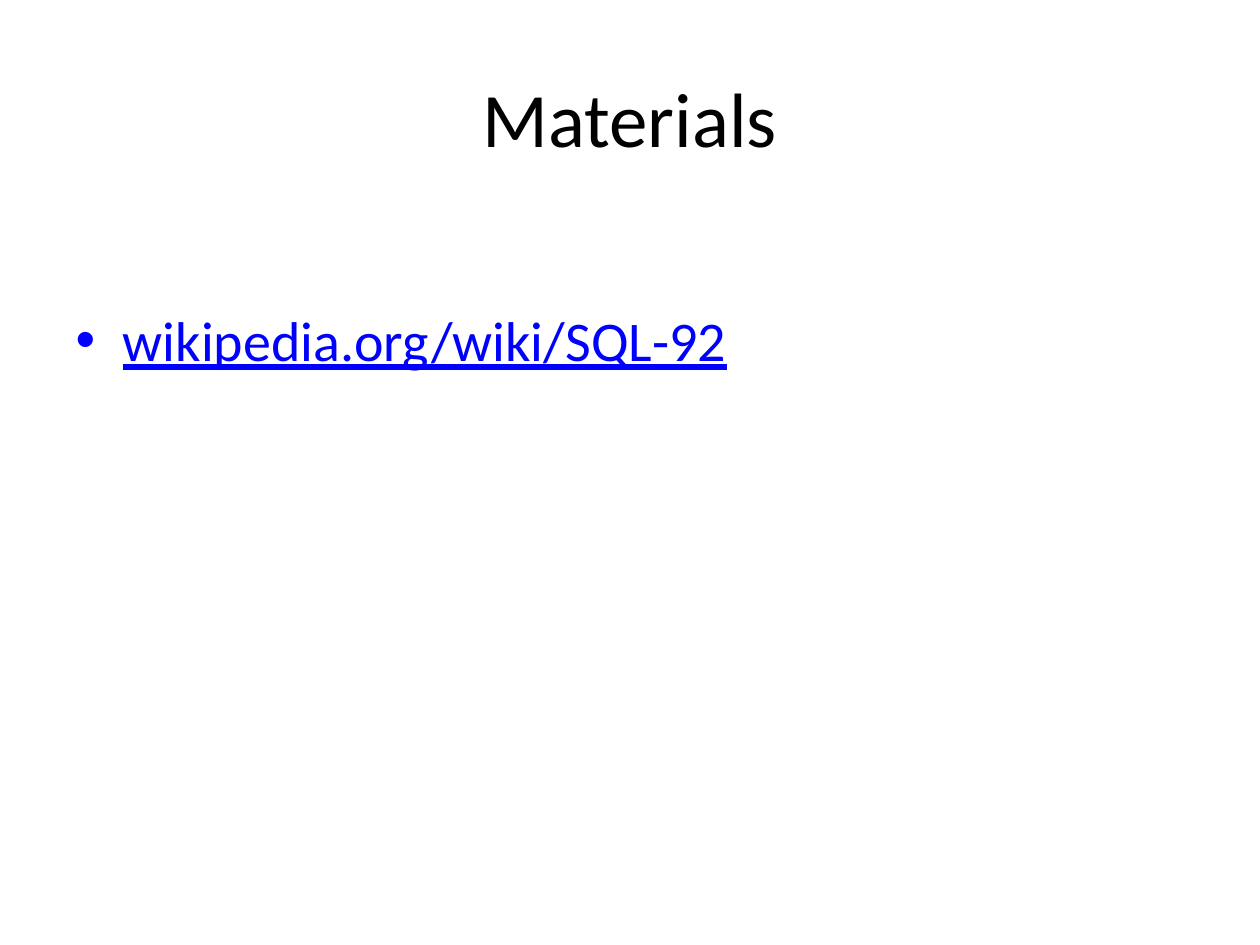
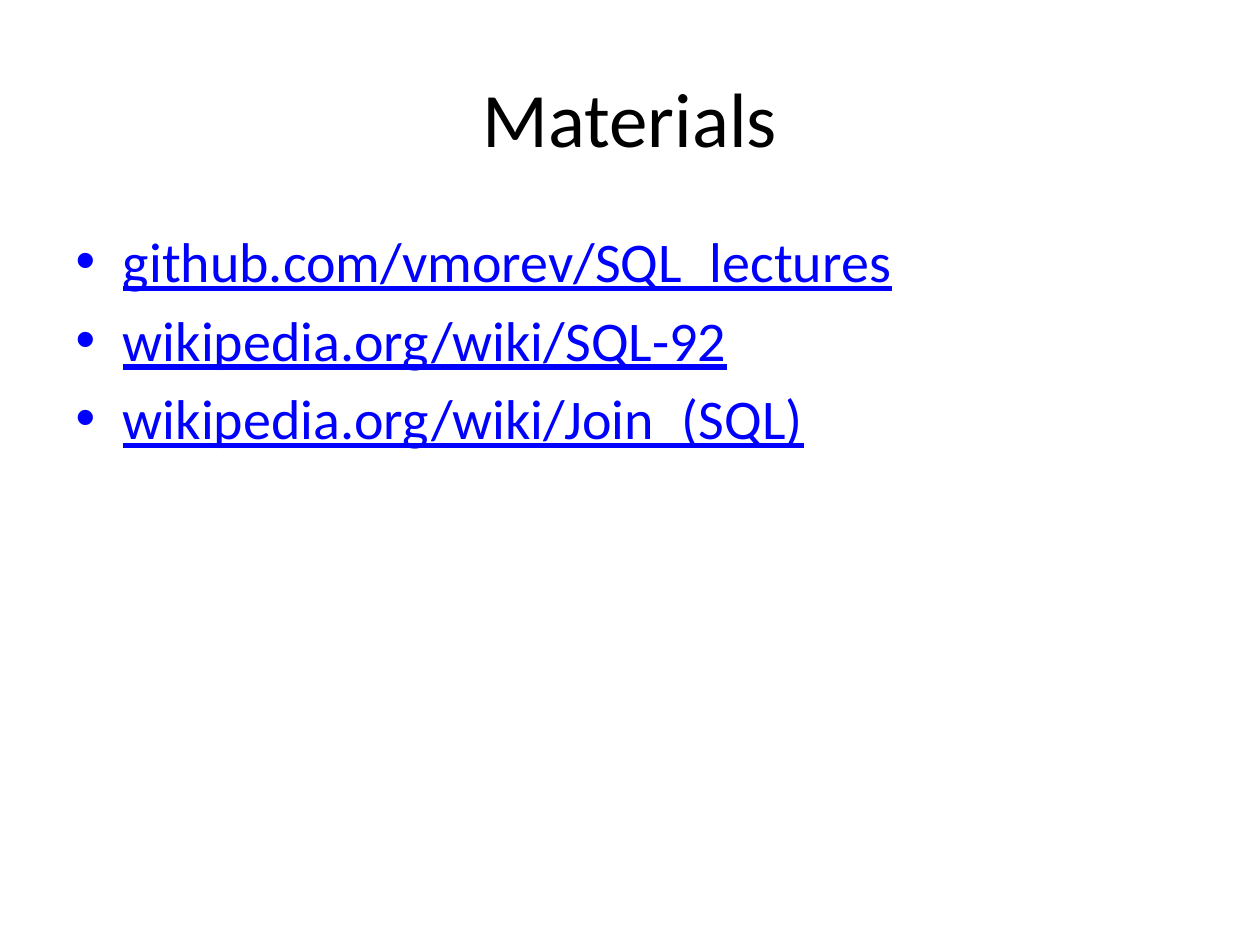
Before and after one commit to vmorev/SQL_lectures, a slide deck: slide 17 of L1 Database Introduction.pptx. Drawn at 1260x945 pixels with LibreOffice and Linux fonts; fonts in the diff are those of the drawing. Boxes give left, top, right and bottom in pixels: in the first picture for what was removed or moved away, otherwise in the second. Text is boxed around its words. In the diff, an @@ line names an element or a change of style, - is before the commit and + after.

```diff
--- a/L1 Database Introduction.pptx
+++ b/L1 Database Introduction.pptx
@@ text at <box>123,243,891,292</box>: paragraph added @@
+• github.com/vmorev/SQL_lectures
@@ text at <box>123,398,803,449</box>: paragraph added @@
+• wikipedia.org/wiki/Join_(SQL)
```
Also in this commit, not shown: 4 other slides changed.
